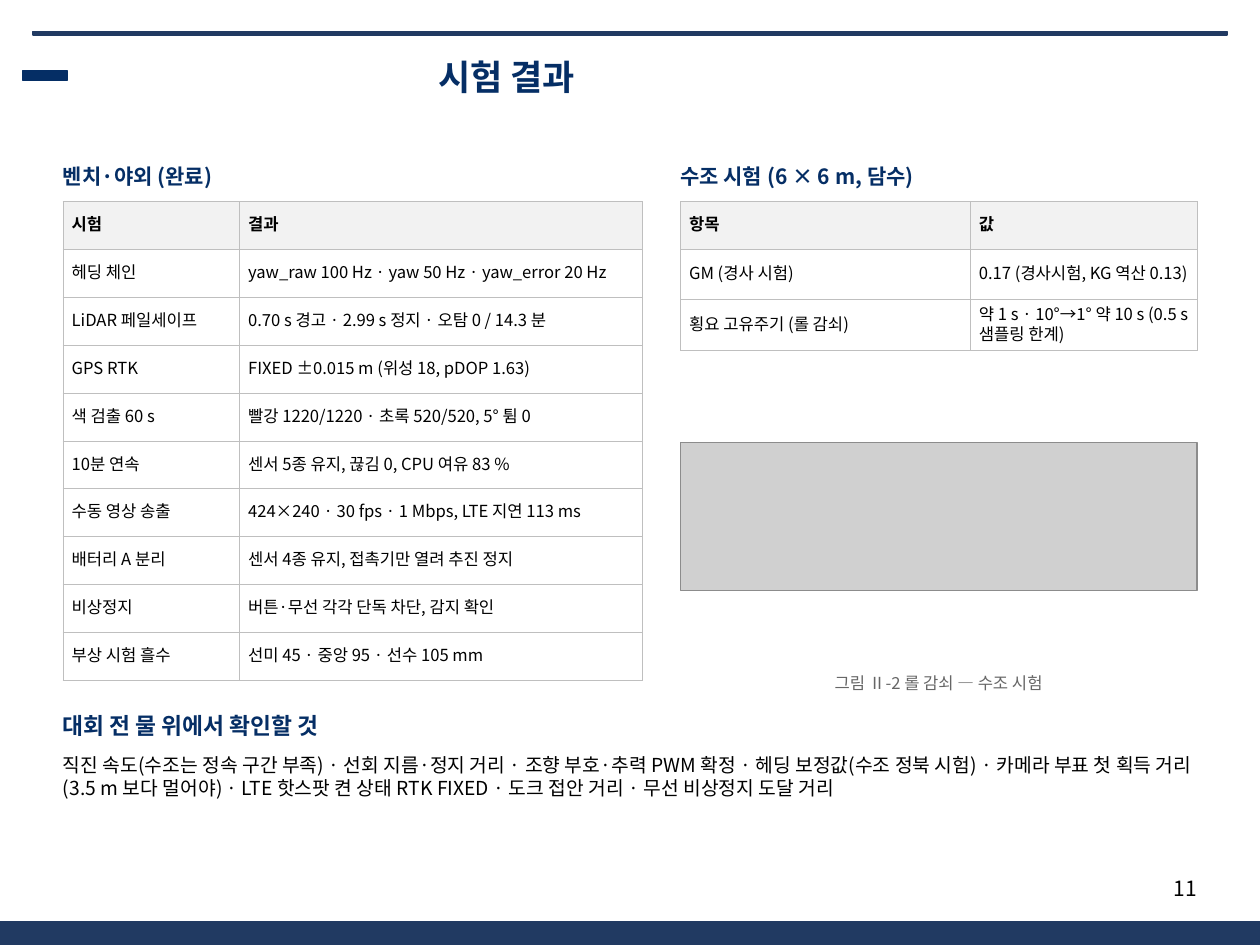
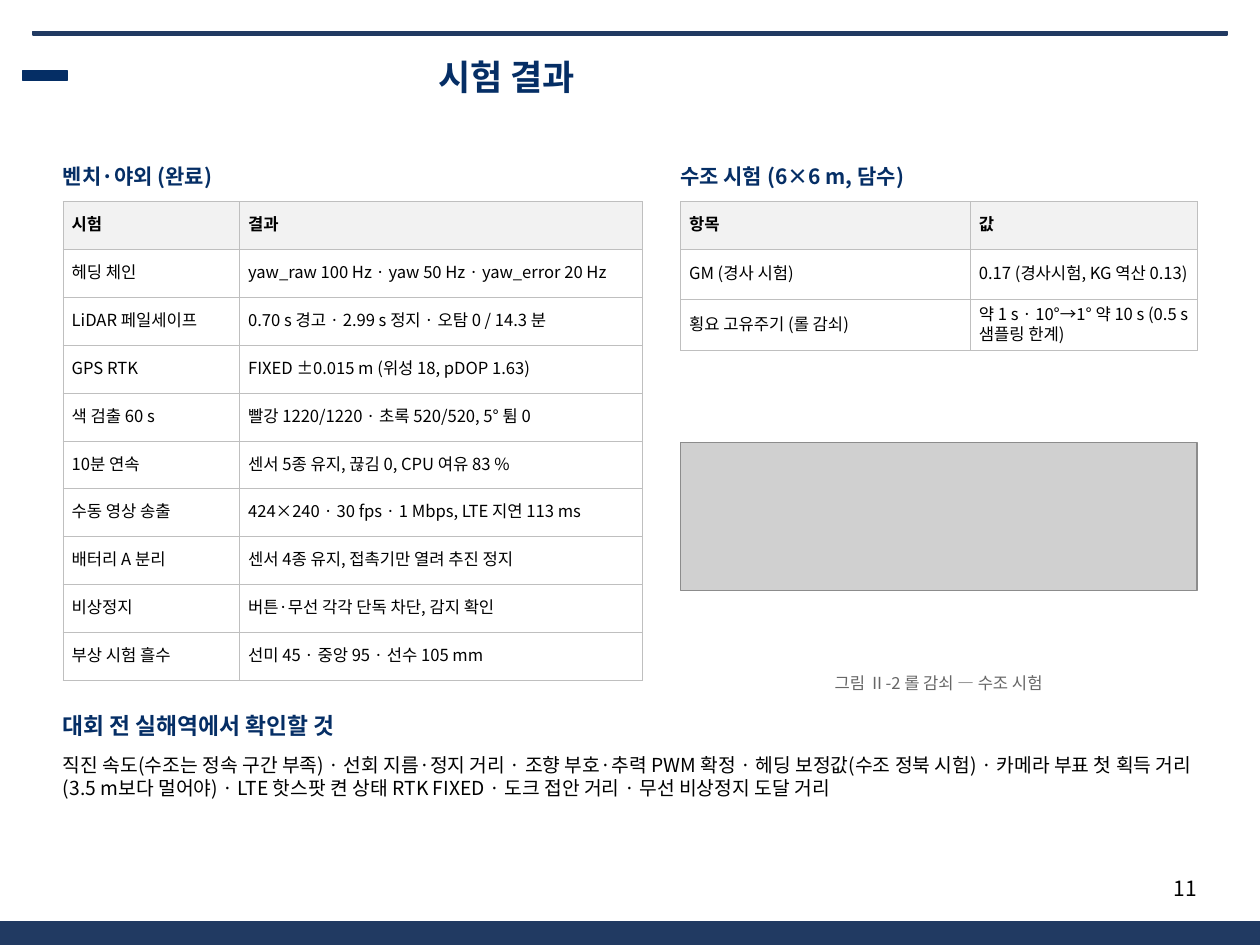
Before and after one commit to unmatsutake377-rgb/ros2_ws, a slide deck: slide 11 of docs/전달용/보고서_분담/발표자료_SSF_A.pptx. Drawn at 1260x945 pixels with LibreOffice and Linux fonts; fonts in the diff are those of the drawing; grey boxes stand for pictures; background and template pictures are left out. Boxes give left, top, right and bottom in pixels: in the first picture for what was removed or moved away, otherwise in the second. Text is boxed around its words. In the diff, an @@ line names an element or a change of style, - is before the commit and + after.

```diff
--- a/docs/전달용/보고서_분담/발표자료_SSF_A.pptx
+++ b/docs/전달용/보고서_분담/발표자료_SSF_A.pptx
@@ text at (x1=680, y1=166, x2=904, y2=188): spaces changed @@
-수조 시험 (6 × 6 m, 담수)
+수조 시험 (6×6 m, 담수)
@@ text at (x1=63, y1=714, x2=334, y2=736): text changed @@
-대회 전 물 위에서 확인할 것
+대회 전 실해역에서 확인할 것
@@ text at (x1=63, y1=756, x2=1191, y2=799): spaces changed @@
-직진 속도(수조는 정속 구간 부족) · 선회 지름·정지 거리 · 조향 부호·추력 PWM 확정 · 헤딩 보정값(수조 정북 시험) · 카메라 부표 첫 획득 거리(3.5 m 보다 멀어야) · LTE 핫스팟 켠 상태 RTK FIXED · 도크 접안 거리 · 무선 비상정지 도달 거리
+직진 속도(수조는 정속 구간 부족) · 선회 지름·정지 거리 · 조향 부호·추력 PWM 확정 · 헤딩 보정값(수조 정북 시험) · 카메라 부표 첫 획득 거리(3.5 m보다 멀어야) · LTE 핫스팟 켠 상태 RTK FIXED · 도크 접안 거리 · 무선 비상정지 도달 거리
```
Also in this commit, not shown: 4 other slides changed, 7 other files.
